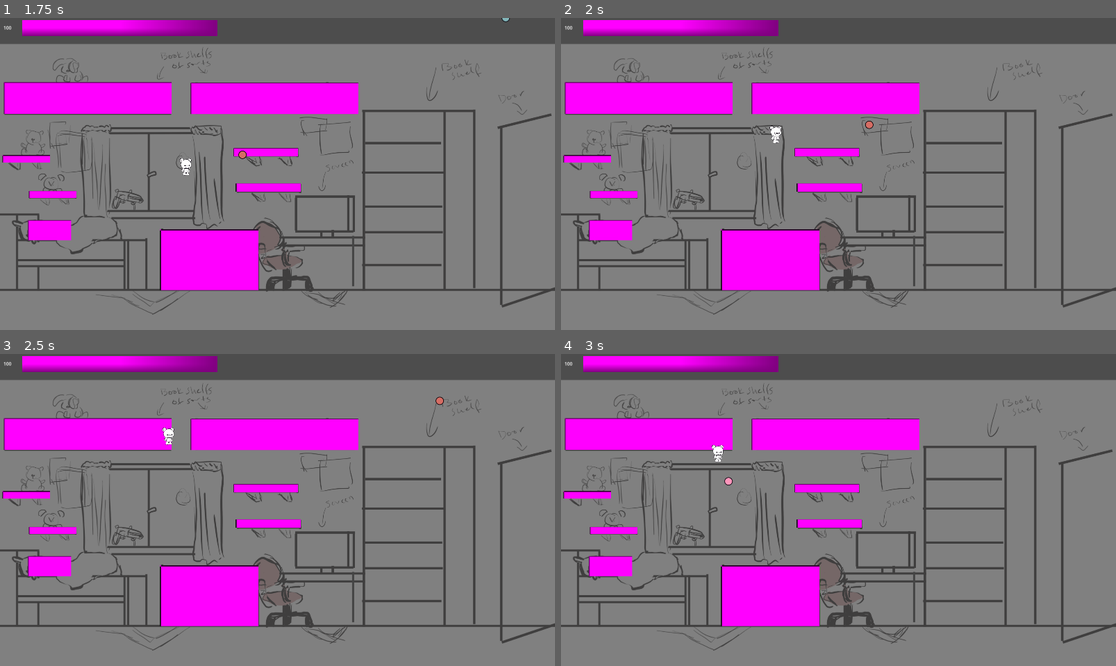
Above: before the commit, frames 1-4 (two rows, left to right).
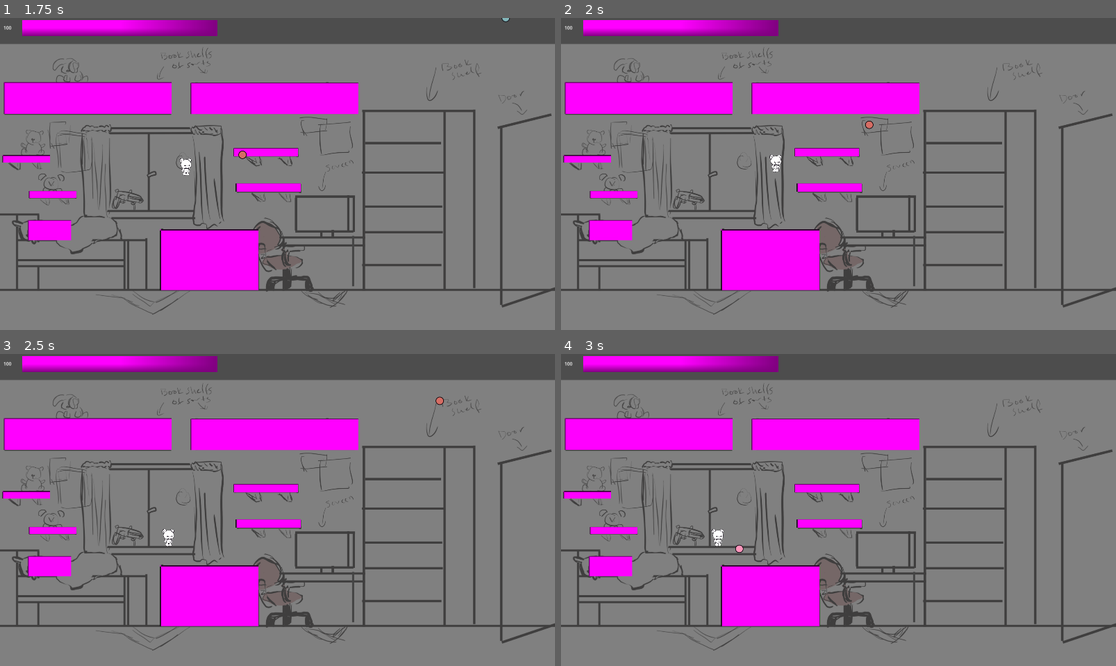
Above: after the commit, the same moments.

Repository: Karanval/CatStack
Game: Godot game, scene res://Scenes/TestScene/TestScene.tscn
Two runs of this game, one before a commit and one after it. Both use one fixed random seed, a clock stepped at 60 frames per second and the inputs below.
Inputs (mouse positions are in pixels of both pictures, inside the frame that each line leads up to):
- Up to frame 1 (1.75 s): tap Enter at 0.5 s; move the mouse to (399, 158) at 0.52 s; hold Space (Jump) 0.53-1.28 s; hold D (Right) from 0.53 s (still down); move the mouse to (166, 189) at 1.27 s; click (166, 189) at 1.35 s; tap Space (Jump) at 1.52, 1.55 s
- Up to frame 2 (2 s): keep holding D (Right); tap Space (Jump) at 1.82 s
- Up to frame 3 (2.5 s): move the mouse to (333, 441) at 2.02 s; release D (Right) at 2.03 s; hold A (Left) from 2.03 s (still down); hold Space (Jump) from 2.03 s (still down)
- Up to frame 4 (3 s): move the mouse to (810, 572) at 2.77 s; release A (Left) at 2.78 s; release Space (Jump) at 2.78 s; hold D (Right) from 2.78 s (still down); click (810, 572) at 2.85 s

Frame 1 is identical in both runs. In frame 2, 0.2% of the frame differs, in the area x 37-40%, y 34-50%; in frame 3, 0.2%; in frame 4, 0.2%, in the area x 27-33%, y 29-64%.

Commit message:
double jump

Diff:
--- a/player/PlayerInput.gd
+++ b/player/PlayerInput.gd
@@ -11,10 +11,15 @@
 
 var bullet_scene: PackedScene = preload("res://Scenes/Bullet/Bullet.tscn")
 
+@export var extra_jump_count: int = 1 # How many extra jumps the player is allowed after jumping from a surface (1 is double jump)
+
+var jump_count: int = 0
+
 
 func _input(event: InputEvent) -> void:
-	if event.is_action_pressed("Jump"):
+	if event.is_action_pressed("Jump") and (is_on_floor() or (!is_on_floor() and jump_count <= extra_jump_count)):
 		jump()
+
 	if event.is_action_pressed("Shoot"):
 		shoot()
 
@@ -27,6 +32,10 @@
 
 	move_and_slide()
 
+	if jump_count > 0 and is_on_floor_only():
+		jump_count = 0
+		print("jump reset")
+
 
 func _get_gravity() -> float:
 	return jump_gravity if velocity.y <= 0 else fall_gravity
@@ -34,6 +43,8 @@
 
 func jump():
 	velocity.y = jump_velocity
+	jump_count += 1
+	print(jump_count)
 
 
 func shoot():
